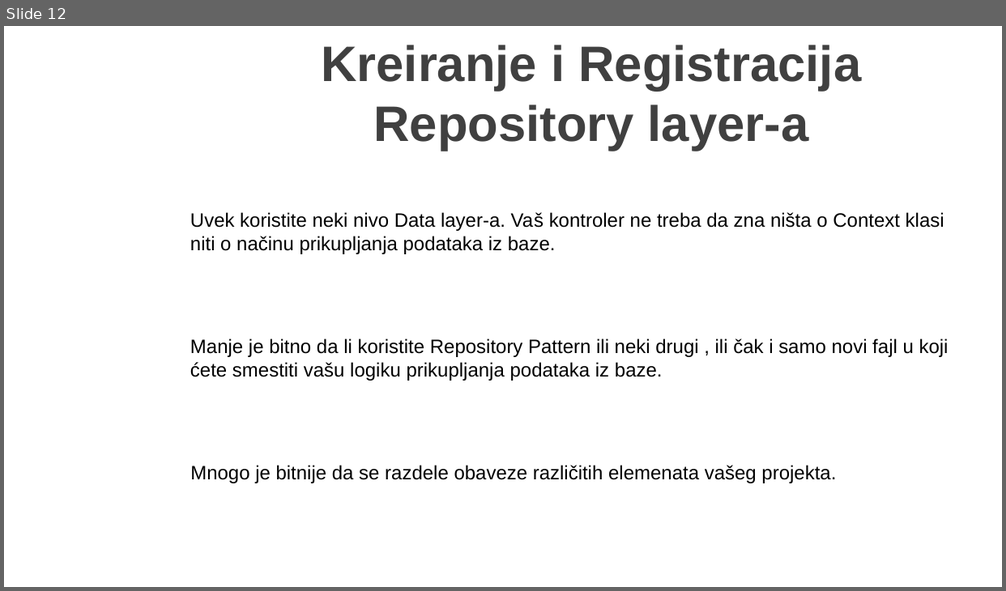
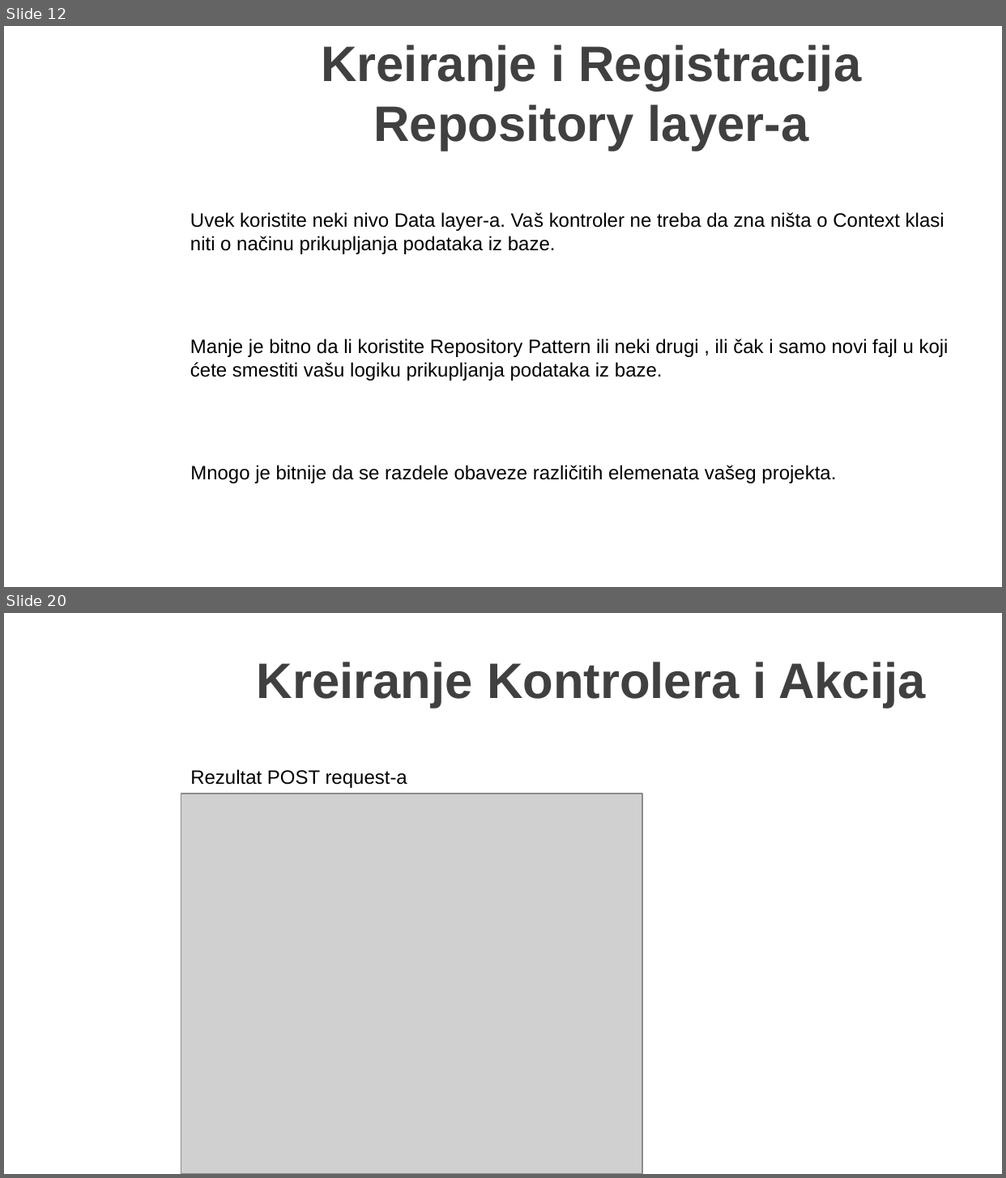
Before and after one commit to MarinkoSpasojevic/predavanje-netcore-angular, a slide deck: .NET Core i Angular Web Dev.pptx. Shown one above the other, each under a label of ours: slide 12 before the commit, slides 12 and 20 after it; the slides between them are not shown. The pictures are 1006x591 and 1006x1178 pixels, drawn with LibreOffice and Linux fonts; fonts in the diff are those of the drawing; grey boxes stand for pictures; background and template pictures are left out. Boxes give left, top, right and bottom in pixels: in the first picture for what was removed or moved away, otherwise in the second. Text is boxed around its words. In the diff, an @@ line names an element or a change of style, - is before the commit and + after.

```diff
--- a/.NET Core i Angular Web Dev.pptx
+++ b/.NET Core i Angular Web Dev.pptx
@@ slide 20 added at (4,613,1002,1174), background picture (left out) @@
@@ title added at (257,662,925,708), 36 pt, text #404040, bold @@
+Kreiranje Kontrolera i Akcija
@@ text added at (190,769,407,788), 14 pt, text #000000 @@
+Rezultat POST request-a
@@ picture added at (181,794,642,1174) @@
```
Also in this commit, not shown: 2 slides changed, 8 other slides added, 18 other files.
